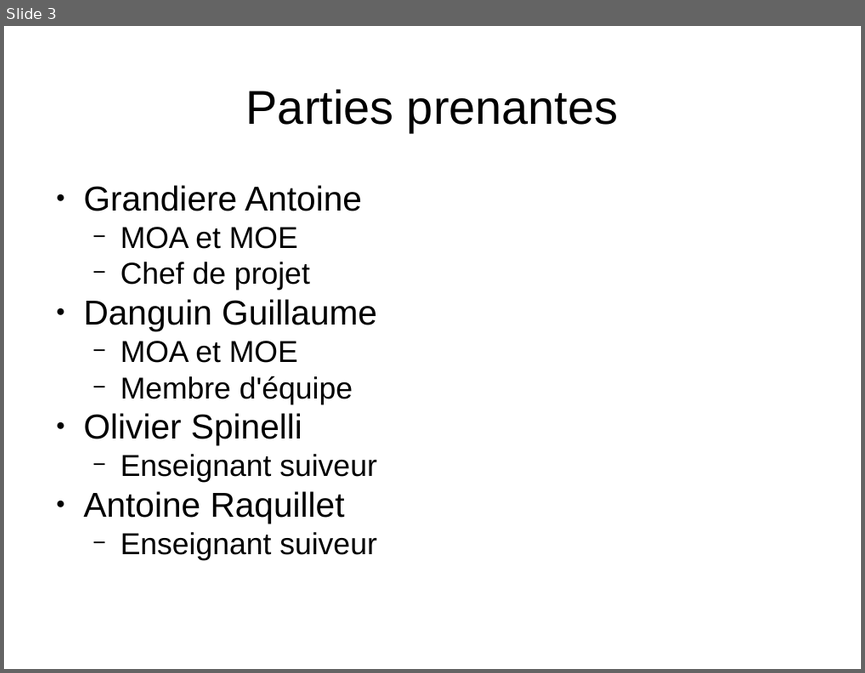
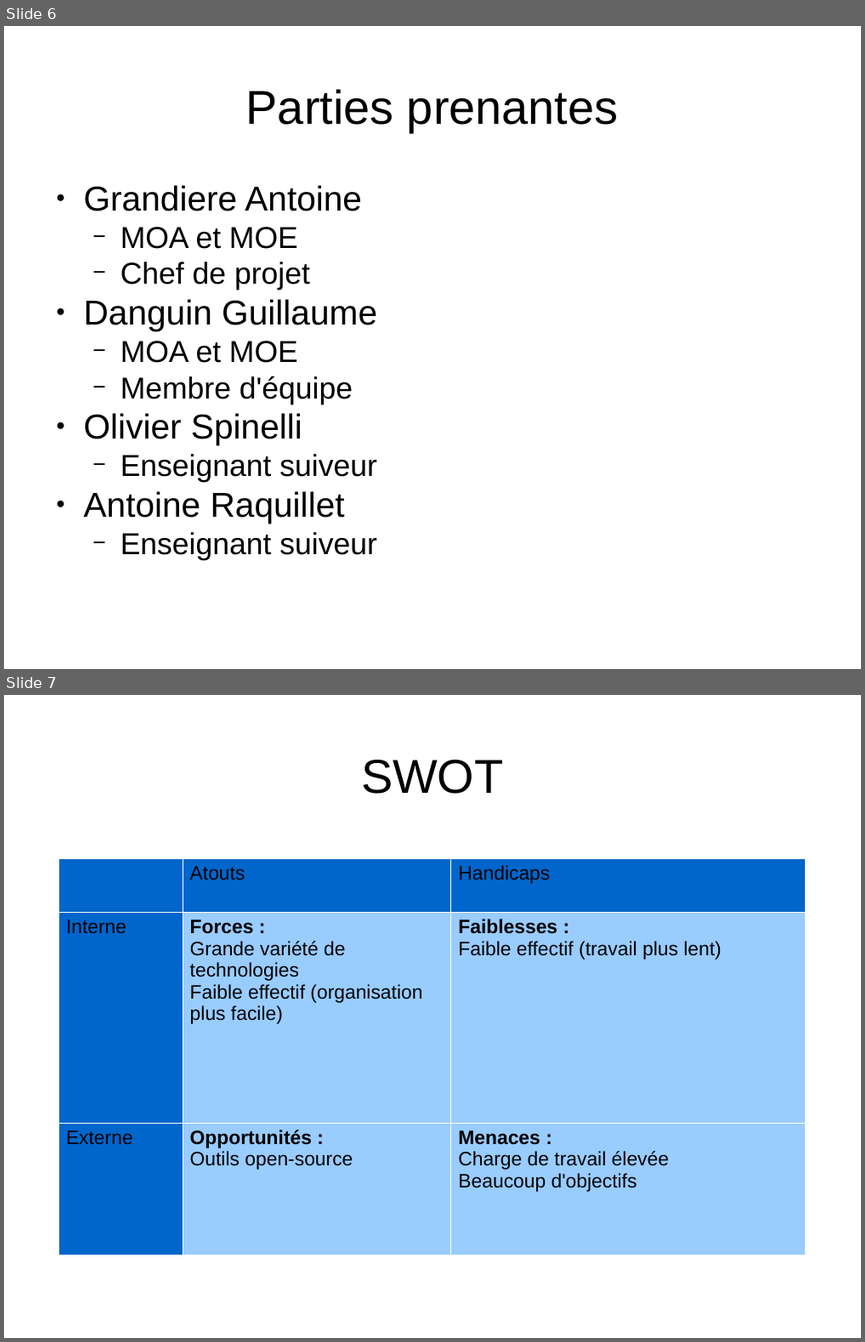
Before and after one commit to Mach12/Linguissime, a slide deck: Avant-projet/Itération 0.pptx. Shown one above the other, each under a label of ours: slide 3 before the commit, slides 6 and 7 after it. The pictures are 865x673 and 865x1342 pixels, drawn with LibreOffice and Linux fonts; fonts in the diff are those of the drawing. Boxes give left, top, right and bottom in pixels: in the first picture for what was removed or moved away, otherwise in the second. Text is boxed around its words. In the diff, an @@ line names an element or a change of style, - is before the commit and + after.

```diff
--- a/Avant-projet/Itération 0.pptx
+++ b/Avant-projet/Itération 0.pptx
@@ slide 7 added at box(4, 695, 861, 1338), background #FFFFFF @@
@@ text added at box(361, 760, 503, 794), 44 pt, text #000000 @@
+SWOT
@@ table added at box(58, 858, 804, 1255), 3 rows, 3 columns @@
+ | Atouts | Handicaps
+Interne | Forces : / Grande variété de technologies / Faible effectif (organisation plus facile) | Faiblesses : / Faible effectif (travail plus lent)
+Externe | Opportunités : / Outils open-source | Menaces : / Charge de travail élevée / Beaucoup d'objectifs
@@ what was slide 3 is now slide 6 @@
```
Also in this commit, not shown: 1 slide changed, 11 other slides added, 2 other files.
